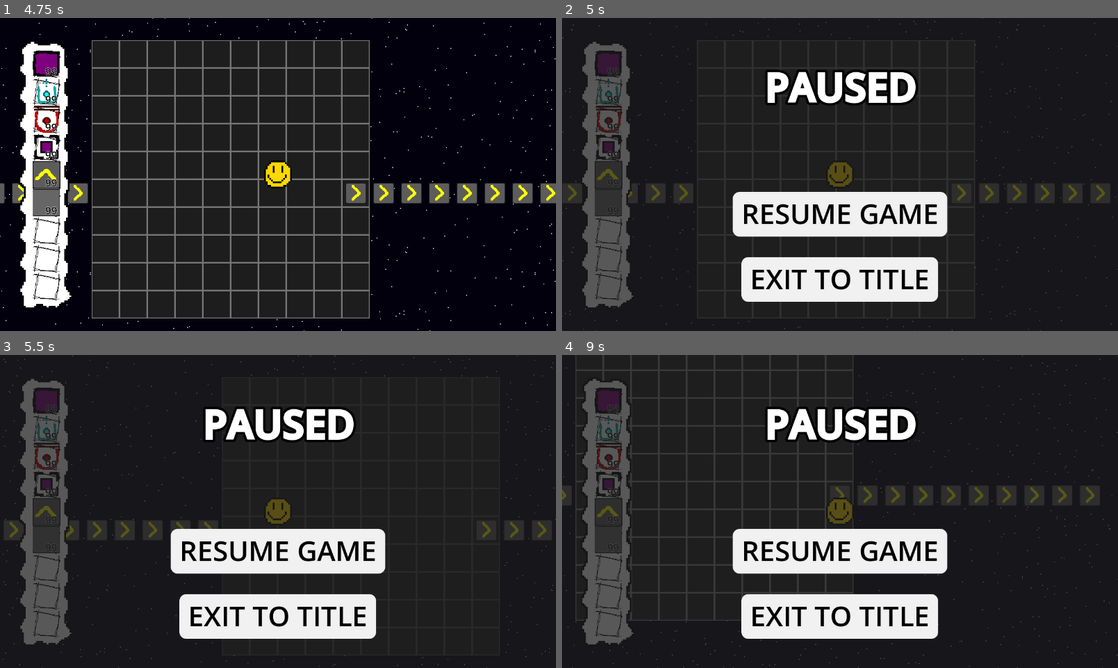
Above: before the commit, frames 1-4 (two rows, left to right).
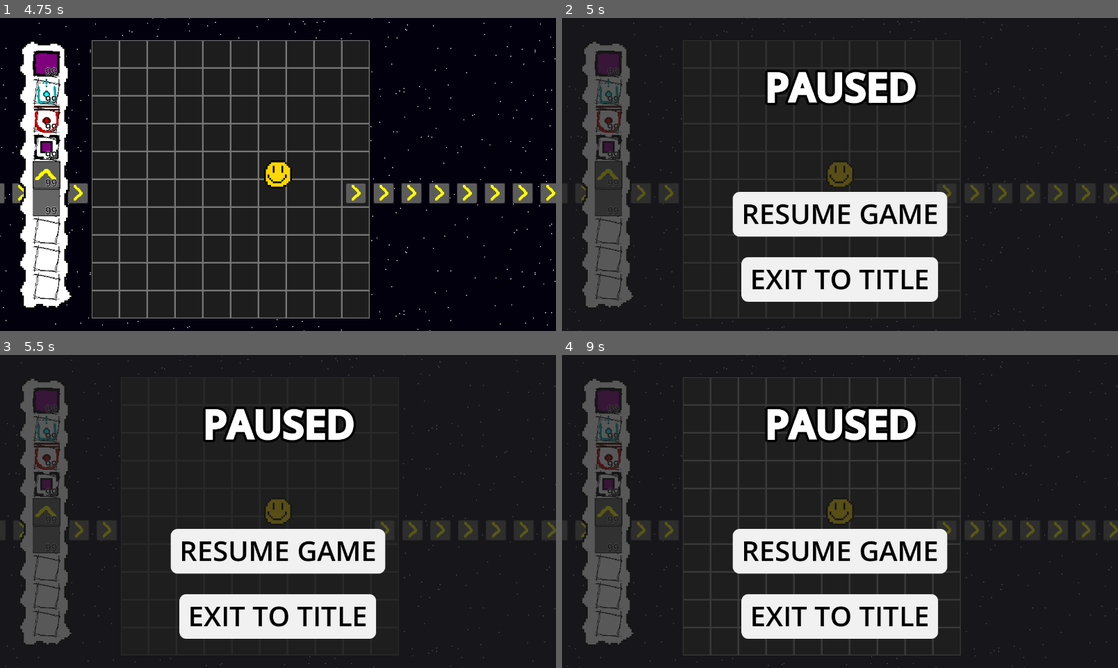
Above: after the commit, the same moments.

Repository: Stev51/gmtk-jam-2025
Game: Godot game, scene res://scenes/title_screen.tscn
The game is run twice, just before and just after one commit, with the same random seed, the same clock (stepped at 60 frames per second) and the same inputs.
Inputs (mouse positions are in pixels of both pictures, inside the frame that each line leads up to):
- Up to frame 1 (4.75 s): click "START GAME" at 0.5 s; tap Enter at 1.25 s; move the mouse to (400, 158) at 1.27 s; hold Right (ui_right) 1.28-2.03 s; hold I (inv_toggle) 1.28-2.03 s; click (400, 158) at 1.42 s; move the mouse to (166, 190) at 2.02 s; hold Down (ui_down) 2.03-2.78 s; tap E at 2.1, 4.35 s; move the mouse to (333, 105) at 2.77 s; hold Right (ui_right) 2.78-3.53 s; tap Q at 2.85 s; move the mouse to (250, 237) at 3.52 s; hold Up (ui_up) 3.53-4.28 s; tap I (inv_toggle) at 3.6 s; click (250, 237) at 3.67 s; move the mouse to (444, 221) at 4.27 s; hold Left (ui_left) from 4.28 s (still down)
- Up to frame 2 (5 s): keep holding Left (ui_left); tap Escape at 4.9 s
- Up to frame 3 (5.5 s): keep holding Left (ui_left); move the mouse to (111, 464) at 5.02 s; tap Q at 5.1 s
- Up to frame 4 (9 s): move the mouse to (867, 511) at 5.77 s; release Left (ui_left) at 5.78 s; hold Down (ui_down) 5.78-6.53 s; hold I (inv_toggle) 5.78-6.53 s; click (867, 511) at 5.92 s; move the mouse to (756, 433) at 6.52 s; hold Right (ui_right) 6.53-7.28 s; tap one key every 0.75 s from 6.6 s: E Q I (inv_toggle) E; move the mouse to (962, 495) at 7.27 s; hold Up (ui_up) 7.28-8.03 s; move the mouse to (728, 527) at 8.02 s; hold Right (ui_right) 8.03-8.78 s; click (728, 527) at 8.17 s; move the mouse to (895, 442) at 8.77 s; hold Down (ui_down) from 8.78 s (still down)

Frame 1 is identical in both runs. In frame 2, 1.3% of the frame differs, in the area x 0-100%, y 0-100%; in frame 3, 0.8%; in frame 4, 6.5%.

Commit message:
Pause menu now pauses the game

Diff:
--- a/scenes/pause_screen.tscn
+++ b/scenes/pause_screen.tscn
@@ -8,6 +8,7 @@
 RichTextLabel/font_sizes/bold_font_size = 88
 
 [node name="PauseScreen" type="Control"]
+process_mode = 3
 layout_mode = 3
 anchors_preset = 15
 anchor_right = 1.0
--- a/scripts/global.gd
+++ b/scripts/global.gd
@@ -22,6 +22,8 @@
 
 func pause():
 	game_state = GameStates.PAUSED
+	get_tree().paused = true
 
 func resume():
 	game_state = GameStates.RUNNING
+	get_tree().paused = false
--- a/scripts/gui.gd
+++ b/scripts/gui.gd
@@ -9,10 +9,10 @@
 	Global.resume_game.connect(resume)
 
 func pause():
-	pause_screen_node.visible = true
+	pause_screen_node.show()
 
 func resume():
-	pause_screen_node.visible = false
+	pause_screen_node.hide()
 
 func add_to_player_inv(item: InventoryItem):
 	player_inventory.insert(item)
--- a/scripts/pause_screen.gd
+++ b/scripts/pause_screen.gd
@@ -11,4 +11,5 @@
 	Global.resume_game.emit()
 
 func _on_title_button_pressed():
+	Global.resume_game.emit()
 	get_tree().change_scene_to_file("res://scenes/title_screen.tscn")
--- a/scripts/title_screen.gd
+++ b/scripts/title_screen.gd
@@ -1,8 +1,8 @@
 extends Node2D
 
 func _on_start_button_pressed():
+	Global.resume_game.emit()
 	get_tree().change_scene_to_file("res://scenes/main.tscn")
-	Global.resume_game.emit()
 
 func _on_quit_button_pressed():
 	get_tree().quit()
